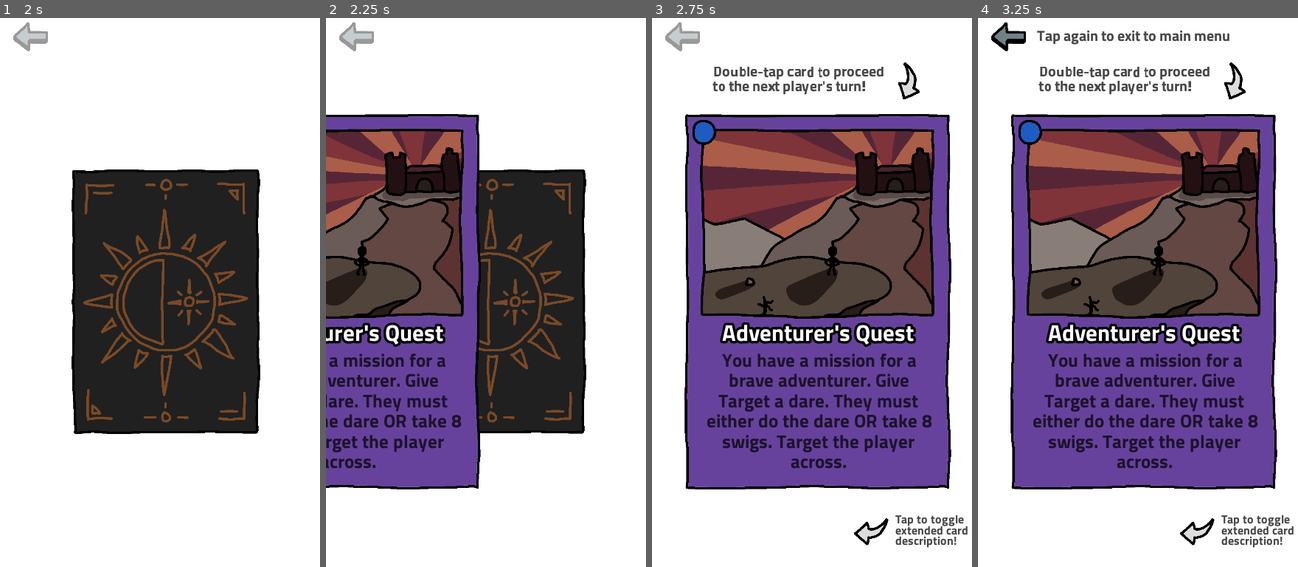
Above: before the commit, frames 1-4 (left to right).
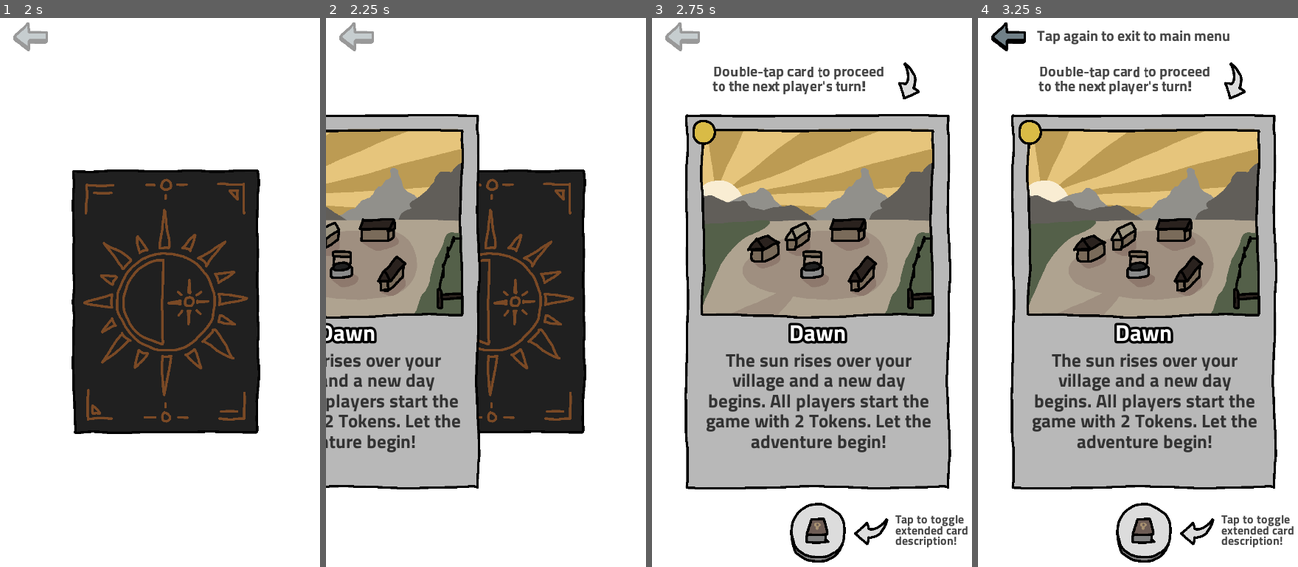
Above: after the commit, the same moments.

Repository: fredrikgson/TokenQuest
Game: Godot game, scene res://Scenes/MainMenu.tscn
Two runs of this game, one before a commit and one after it. Both use one fixed random seed, a clock stepped at 60 frames per second and the inputs below.
Inputs (mouse positions are in pixels of both pictures, inside the frame that each line leads up to):
- Up to frame 1 (2 s): tap Enter at 0.5 s; move the mouse to (166, 330) at 0.52 s; click (166, 330) at 0.67 s; tap Space at 1.25 s; move the mouse to (166, 303) at 1.27 s; click (166, 303) at 1.42 s
- Up to frame 2 (2.25 s): click (492, 303) at 2.17 s
- Up to frame 3 (2.75 s): no input
- Up to frame 4 (3.25 s): tap Enter at 2.75 s; move the mouse to (1010, 34) at 2.77 s; click (1010, 34) at 2.92 s

Frame 1 is identical in both runs. In frame 2, 30% of the frame differs, in the area x 0-48%, y 17-86%; in frame 3, 54%, in the area x 10-93%, y 17-100%; in frame 4, 54%.

Commit message:
added card Seeing Visions

Diff:
--- /dev/null
+++ b/Cards/SeeingVisions.tres
@@ -0,0 +1,21 @@
+[gd_resource type="Resource" load_steps=3 format=2]
+
+[ext_resource path="res://Scripts/ScriptableCard.gd" type="Script" id=1]
+[ext_resource path="res://Graphics/CardArt/seeing_visions.png" type="Texture" id=2]
+
+[resource]
+script = ExtResource( 1 )
+card_name = "Seeing Visions"
+card_type = 2
+card_text = "The local herb man sold you some suspicious plants. Play a round of I Spy. The player that wins gains 2 Tokens. Also, you gain 1 Token. All other players take 6 swigs."
+card_art = ExtResource( 2 )
+card_rarity = 2
+extended_description = "You bought a suspicious plant from the local herb man and started to hallucinate.
+
+Choose an object in the room that all players can see, but don't tell them which one it is. Now, give the other players a clue of what the object is by saying 'I spy with my little eye...' followed by something that describes the object.
+
+For instance, if you choose a drinking glass, you could say 'I spy with my little eye something that is transparent'.
+
+The player that first guesses the object correctly gains 2 Tokens. Also, you gain 1 Token.
+
+All other players (the losing ones) are penalized with 6 swigs."
--- a/Scripts/Deck.gd
+++ b/Scripts/Deck.gd
@@ -73,7 +73,7 @@
 	deck.push_back(load("res://Cards/Dusk.tres"))
 
 	## FOR DEBUGGING PURPOSES
-	deck.push_front(load("res://Cards/AdventurersQuest.tres"))
+	##deck.push_front(load("res://Cards/SeeingVisions.tres"))
 
 	## always begin game in idle state
 	Mstr.state = Mstr.States.IDLE
Binary file added: Graphics/CardArt/seeing_visions.png
Not shown, added: Graphics/CardArt/seeing_visions.png.import
